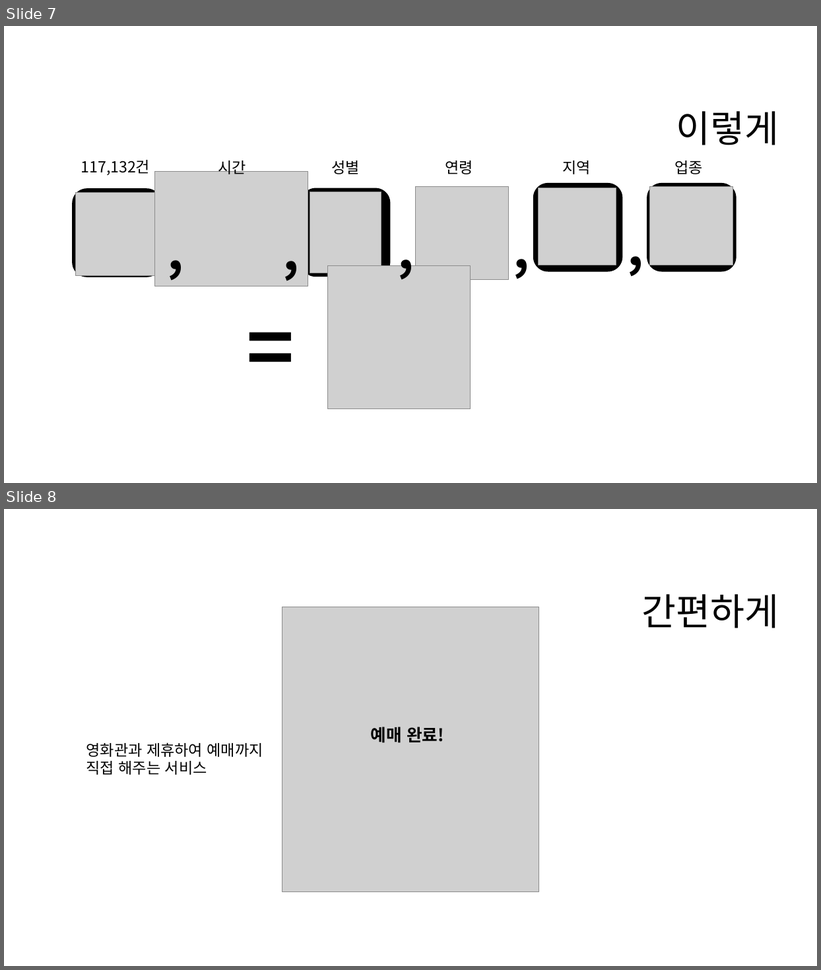
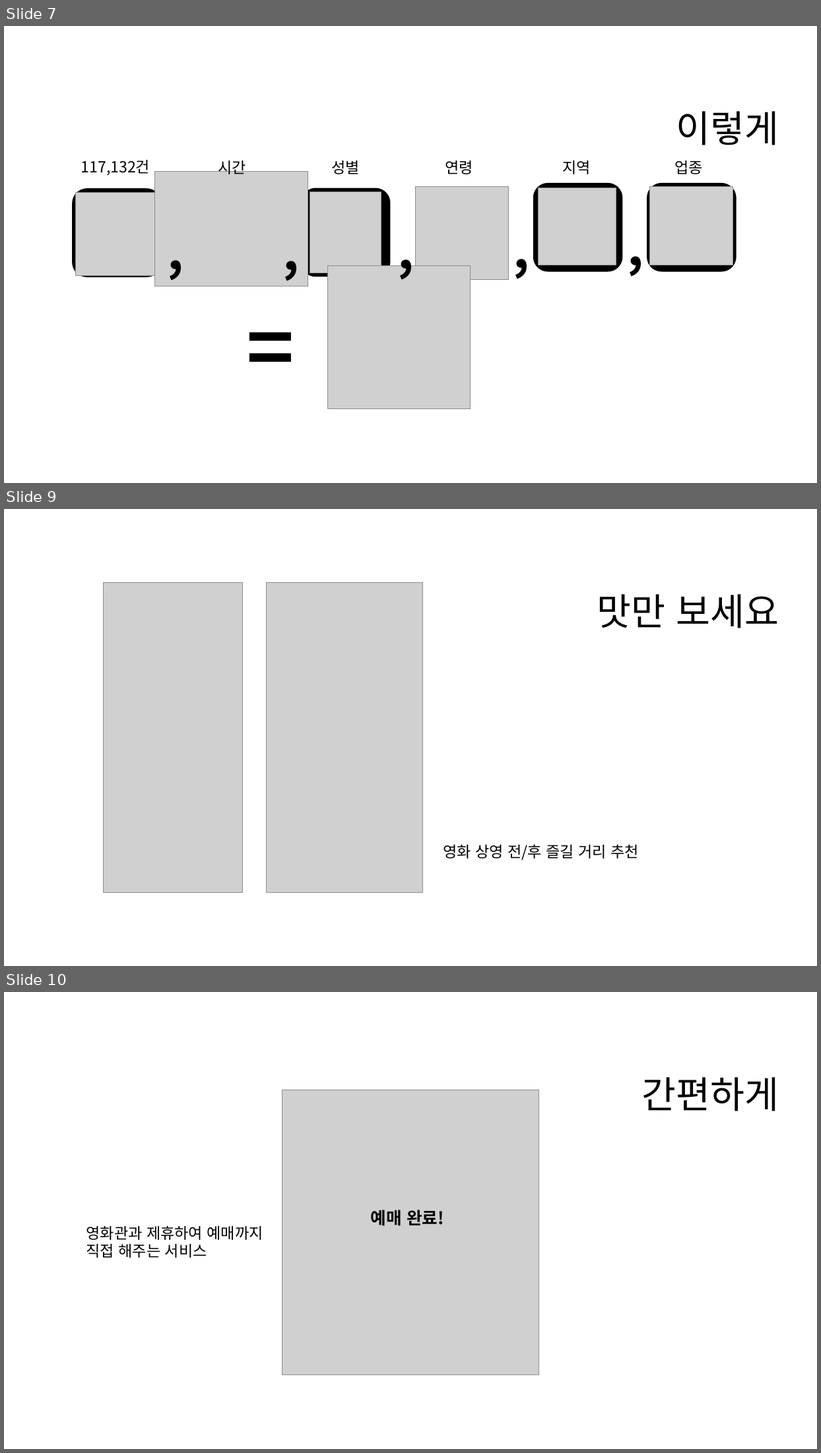
Before and after one commit to imdaeyong/HowDoMoDo, a slide deck: doc/발표자료/20200908_1차_팀플레이어_발표자료.pptx. Shown one above the other, each under a label of ours: slides 7 and 8 before the commit, slides 7, 9 and 10 after it; the slides between them are not shown. The pictures are 821x970 and 821x1453 pixels, drawn with LibreOffice and Linux fonts; fonts in the diff are those of the drawing; grey boxes stand for pictures; background and template pictures are left out. Boxes give left, top, right and bottom in pixels: in the first picture for what was removed or moved away, otherwise in the second. Text is boxed around its words. In the diff, an @@ line names an element or a change of style, - is before the commit and + after.

```diff
--- a/doc/발표자료/20200908_1차_팀플레이어_발표자료.pptx
+++ b/doc/발표자료/20200908_1차_팀플레이어_발표자료.pptx
@@ slide 9 added at (4,509,817,966), background picture (left out) @@
@@ picture added at (104,583,242,892) @@
@@ picture added at (266,583,422,892) @@
@@ text added at (597,594,779,628), 44 pt, text #000000 @@
+맛만 보세요
@@ text added at (444,844,640,860), 18 pt, text #000000 @@
+영화 상영 전/후 즐길 거리 추천
@@ what was slide 8 is now slide 10 @@
```
Also in this commit, not shown: 2 other slides added, 1 other file.
